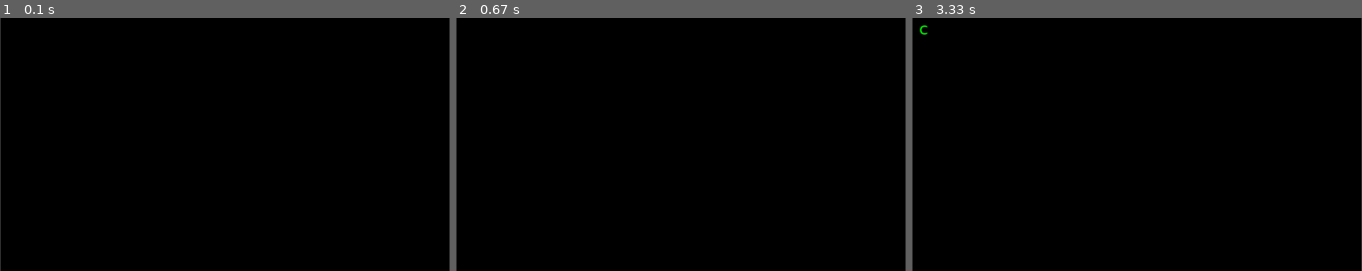
Above: before the commit, frames 1-3 (left to right).
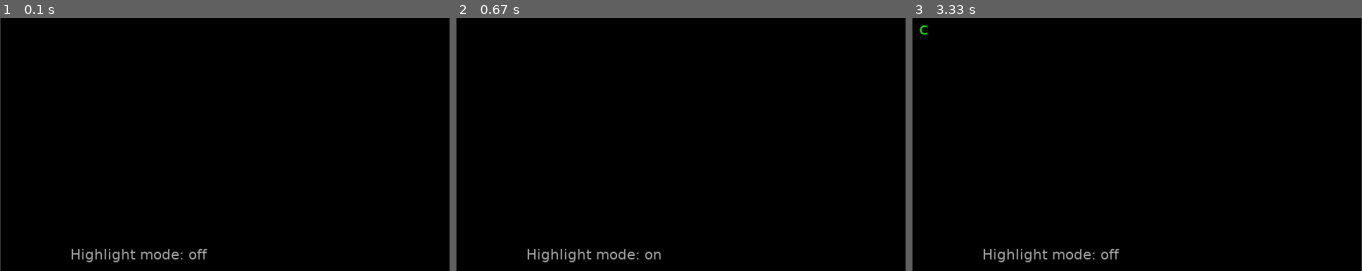
Above: after the commit, the same moments.

Repository: KentaF1202/Pygame_UI
Game: pygame game, started from main.py
Same seed, same stepped clock (60 frames per second), same inputs: the game is played once before the commit and once after it.
Inputs (mouse positions are % of the whole screen's width and height, from its top left):
- Up to frame 1 (0.1 s): no input
- Up to frame 2 (0.67 s): hold Shift from 0.33 s (still down); hold Right from 0.33 s (still down)
- Up to frame 3 (3.33 s): release Shift at 0.8 s; release Right at 0.8 s; press the mouse at (25, 50) at 0.92 s; move the mouse to (55, 56) at 1.02 s; release the mouse at (85, 62) at 1.15 s; tap Enter at 1.77, 3.32 s; tap C at 2.1 s; hold Up 2.43-2.9 s; type "a" at 2.98 s; type "nn" at 3.08 s
The pictures show only the part of the screen within x 0-50%, y 10-60%; the shares and areas given below are measured in that part.

The runs differ from the first frame. In frame 1, 0.6% of the frame differs, in the area x 15-47%, y 91-97%; in frame 2, 0.6%; in frame 3, 0.6%.

Commit message:
working on highlight feature

Diff:
--- a/main.py
+++ b/main.py
@@ -11,7 +11,6 @@
 # Pygame Initialization
 pygame.init()
 
-
 # Screen Variables
 screen_info = pygame.display.Info()
 WIDTH = screen_info.current_w
@@ -23,6 +22,7 @@
 # Clock for controlling the frame rate
 clock = pygame.time.Clock()
 
+# Scrap Initialization
 pygame.scrap.init()
 
 # Collision Function
--- a/text_editor.py
+++ b/text_editor.py
@@ -7,7 +7,6 @@
 
 # Initialize Pygame And Its Modules
 pygame.init()
-pygame.scrap.init()
 pygame.key.set_repeat(250,50)  # Set key repeat delay and interval
 
 # Class for the Text Editor Surface
@@ -25,6 +24,9 @@
         self.placeholder_text = placeholder_text
         self.clipboard_text = ""
         self.active = False
+        self.highlight_mode = False
+        self.shift_start = [0,0]
+        self.shift_end = [0,0]
         self.cursor_visible = True
         self.cursor = [0, 0]
         self.font_type = cfg.text_font_type
@@ -59,6 +61,9 @@
     def set_inactive(self):
         self.active = False
 
+    def update_highlight(self):
+        pass
+
     def draw_border(self):
         if self.border_type == "solid":
             draw.rectangle(self.surface, (0, 0), self.width, self.height, self.border_thickness, self.border_color)
@@ -77,12 +82,17 @@
             cursor_y = self.margin_y + (self.cursor[0] * (self.font.get_height() + self.line_spacing))
             draw.rectangle(self.surface, (cursor_x, cursor_y), 2, self.font.get_height(), 0, self.font_color)
 
+    def draw_highlight(self):
+        pass
+
     def draw(self, screen):
         self.surface.fill(self.background_color)
         self.draw_border()
+        self.update_highlight()
+        self.draw_highlight()
         self.draw_text()
         self.draw_cursor()
-        #draw.text(self.surface, f"Cursor: [{self.cursor[0]}, {self.cursor[1]}]", (600, 600), 50)
+        draw.text(self.surface, f"Highlight mode: {"on" if self.highlight_mode else "off"}", (100, 400))
         screen.blit(self.surface, (self.x, self.y))
 
     def handle_event(self, events):
@@ -94,6 +104,12 @@
         # If the surface is active, handle events
         for event in events:
             if event.type == pygame.MOUSEBUTTONDOWN:
+                self.highlight_mode = True
+
+            elif event.type == pygame.MOUSEBUTTONUP:
+                self.highlight_mode = False
+
+            elif event.type == pygame.MOUSEMOTION:
                 pass
 
             elif event.type == pygame.KEYDOWN:
@@ -106,19 +122,26 @@
                         pass
                     if event.key == pygame.K_v:
                         self.clipboard_text = pygame.scrap.get(pygame.SCRAP_TEXT)
-                        print(f"Clipboard text: {self.clipboard_text}")
                         if self.clipboard_text:
                             try:
                                 for t in pygame.scrap.get_types():
-                                    print(f"DEBUG: Clipboard type: {t}\n")
+                                    #print(f"DEBUG: Clipboard type: {t}\n")
                                     pasted_text = self.clipboard_text.decode('utf-8')
                                     pasted_text = pasted_text.replace('\x0d', '')
                                     pasted_text = pasted_text.replace('\x00', '')
-                                    pasted_text_length = len(pasted_text)
-
-                                self.text[self.cursor[0]] = self.text[self.cursor[0]][:self.cursor[1]] + pasted_text + self.text[self.cursor[0]][self.cursor[1]:]
-
-                                self.cursor[1] += pasted_text_length
+                                # Splicing the string to insert the text in between
+                                end_of_text = self.text[self.cursor[0]][self.cursor[1]:]
+                                self.text[self.cursor[0]] = self.text[self.cursor[0]][:self.cursor[1]]
+                                for c in pasted_text:
+                                    if ord(c) == 10:  # New line character or LF (Line Feed)
+                                        self.text.insert(self.cursor[0]+1, "")
+                                        self.cursor[0] += 1
+                                        self.cursor[1] = 0
+                                    else:
+                                        self.text[self.cursor[0]] = self.text[self.cursor[0]][:self.cursor[1]] + c
+                                        self.cursor[1] += 1
+                                # Attaching the remenants of the string
+                                self.text[self.cursor[0]] = self.text[self.cursor[0]][:self.cursor[1]] + end_of_text
                             except UnicodeDecodeError:
                                 print("Could not decode clipboard data as UTF-8")
                             except Exception as e:
@@ -169,10 +192,16 @@
                             self.cursor[1] = 0
                     else:
                         self.cursor[1] += 1
+                elif event.key == pygame.K_LSHIFT or event.key == pygame.K_RSHIFT:
+                    self.highlight_mode = True
                 else:
                     self.cursor = [self.cursor[0], self.cursor[1] + 1]
                     self.text[self.cursor[0]] = self.text[self.cursor[0]][:self.cursor[1]] + event.unicode + self.text[self.cursor[0]][self.cursor[1]:]
 
+            elif event.type == pygame.KEYUP:
+                if event.key == pygame.K_LSHIFT or event.key == pygame.K_RSHIFT:
+                    self.highlight_mode = False
+
         # Draw the updated surface
         self.draw(self.surface)
         return self.text
